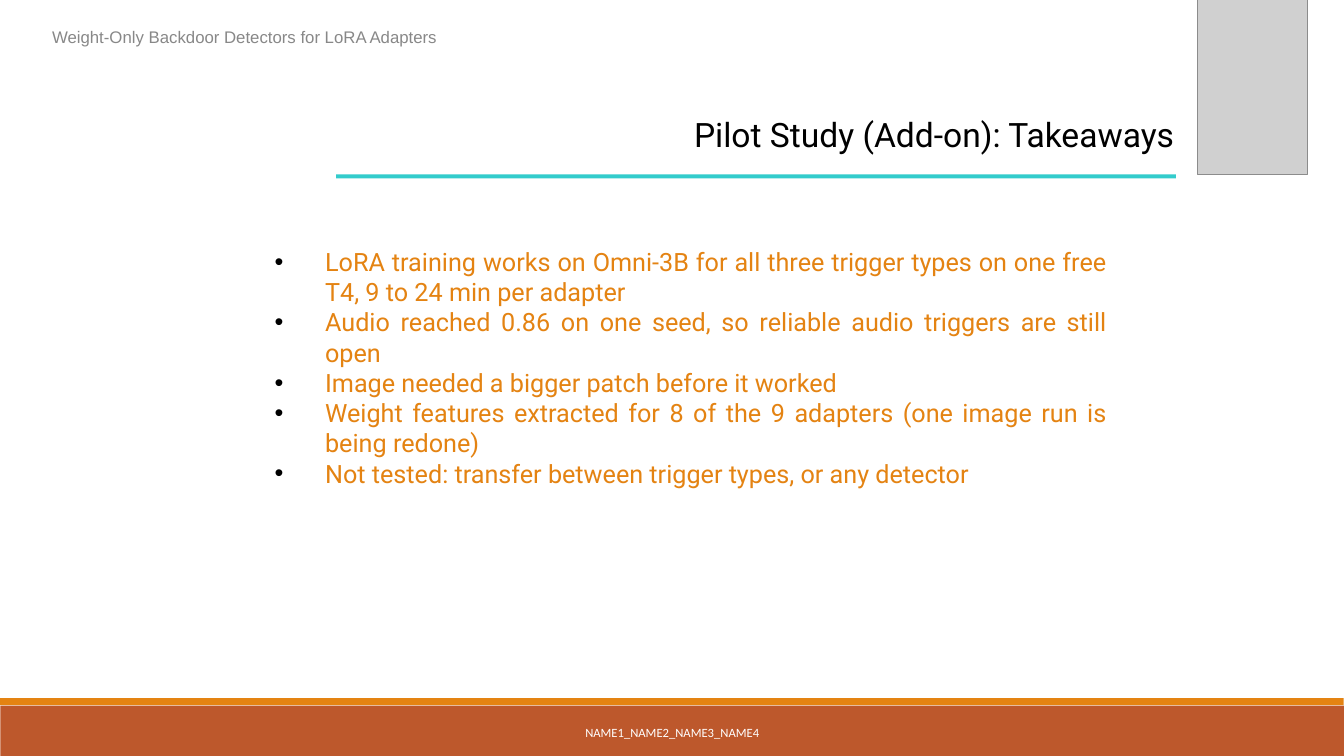
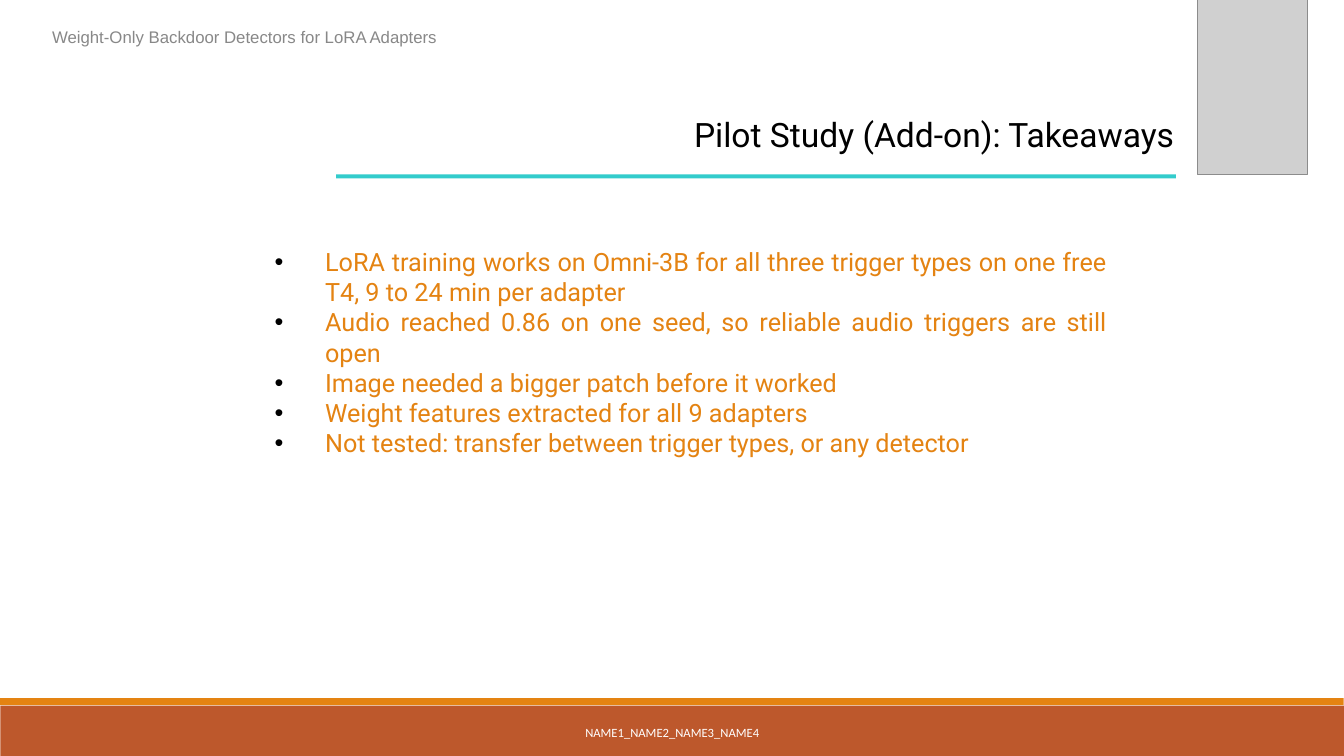
Before and after one commit to aarush-170/capstone-lora-backdoor-pilot, a slide deck: slide 14 of docs/capstone-deck.pptx. Drawn at 1344x756 pixels with LibreOffice and Linux fonts; fonts in the diff are those of the drawing; grey boxes stand for pictures. Boxes give left, top, right and bottom in pixels: in the first picture for what was removed or moved away, otherwise in the second. Text is boxed around its words. In the diff, an @@ line names an element or a change of style, - is before the commit and + after.

```diff
--- a/docs/capstone-deck.pptx
+++ b/docs/capstone-deck.pptx
@@ text at (325,403,808,428): text changed @@
-• Weight features extracted for 8 of the 9 adapters (one image run is being redone)
+• Weight features extracted for all 9 adapters
```
